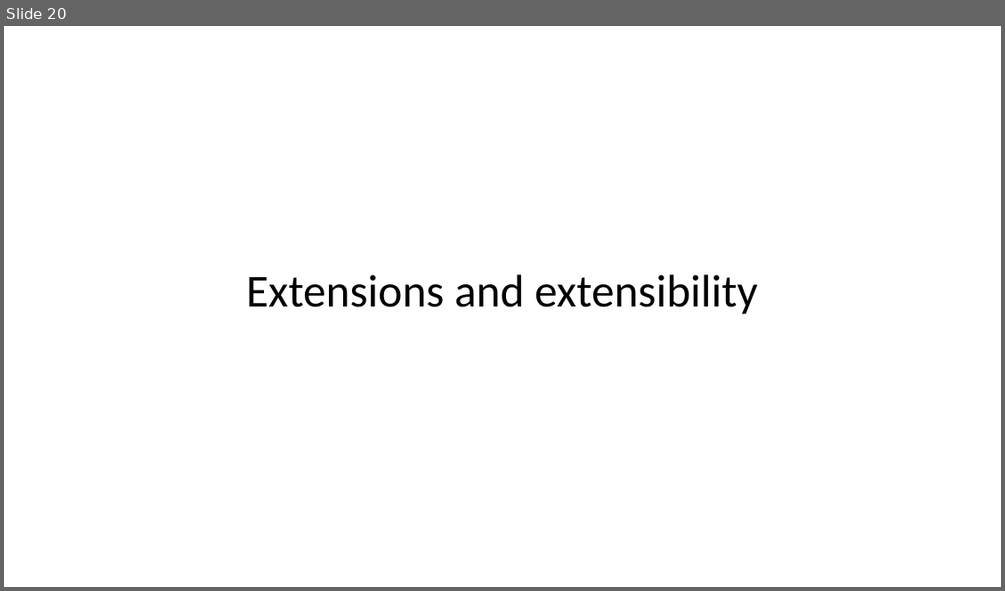
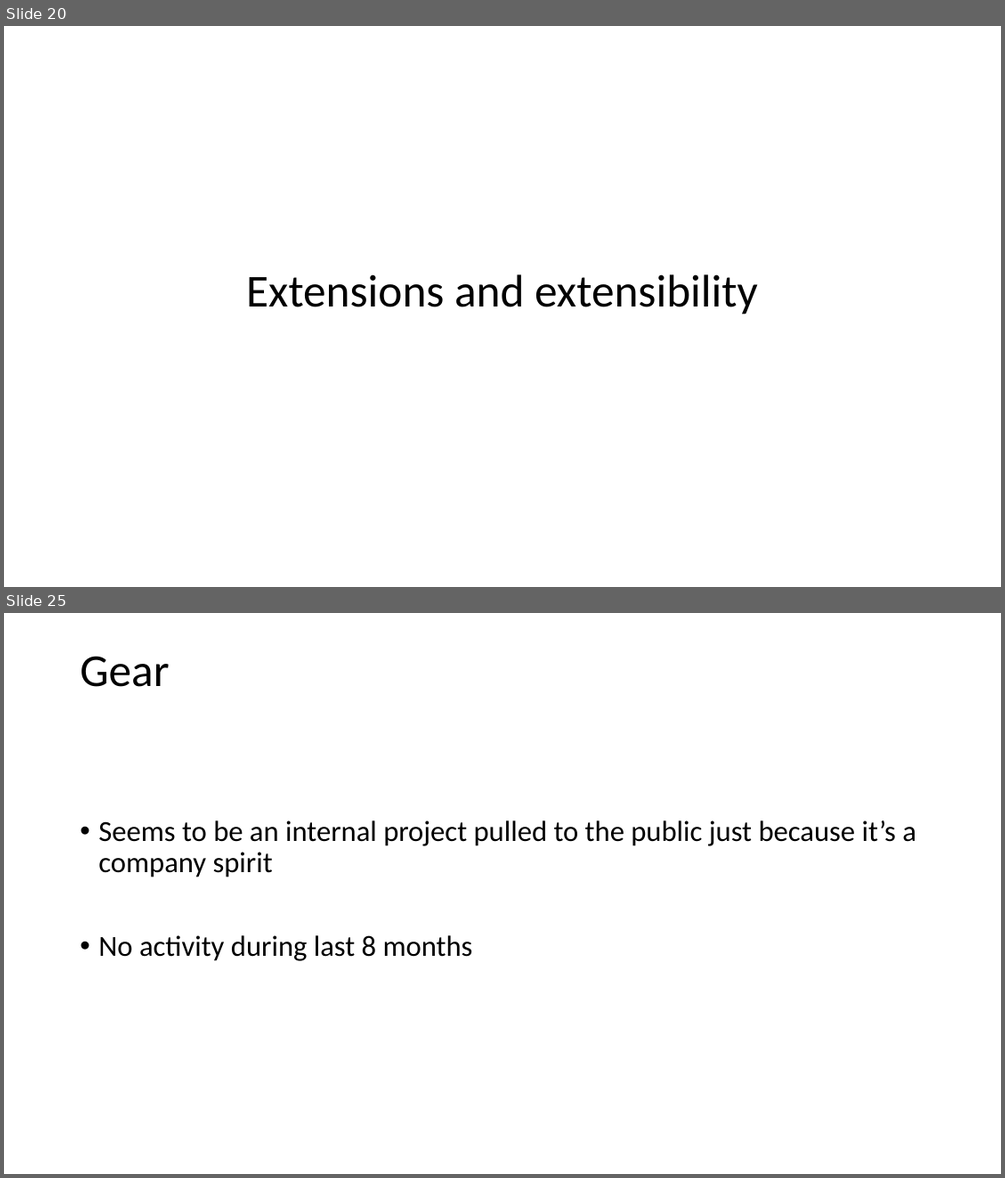
Before and after one commit to vba/presentations, a slide deck: build.js/build.js.pptx. Shown one above the other, each under a label of ours: slide 20 before the commit, slides 20 and 25 after it; the slides between them are not shown. The pictures are 1005x591 and 1005x1178 pixels, drawn with LibreOffice and Linux fonts; fonts in the diff are those of the drawing. Boxes give left, top, right and bottom in pixels: in the first picture for what was removed or moved away, otherwise in the second. Text is boxed around its words. In the diff, an @@ line names an element or a change of style, - is before the commit and + after.

```diff
--- a/build.js/build.js.pptx
+++ b/build.js/build.js.pptx
@@ slide 25 added at (x1=4, y1=613, x2=1001, y2=1174), background #FFFFFF @@
@@ title added at (x1=80, y1=656, x2=169, y2=687), 44 pt, text #000000 @@
+Gear
@@ text added at (x1=98, y1=820, x2=916, y2=961), 28 pt, text #000000 @@
+• Seems to be an internal project pulled to the public just because it’s a company spirit
+• No activity during last 8 months
```
Also in this commit, not shown: 2 slides changed, 7 other slides added, 11 other files.
